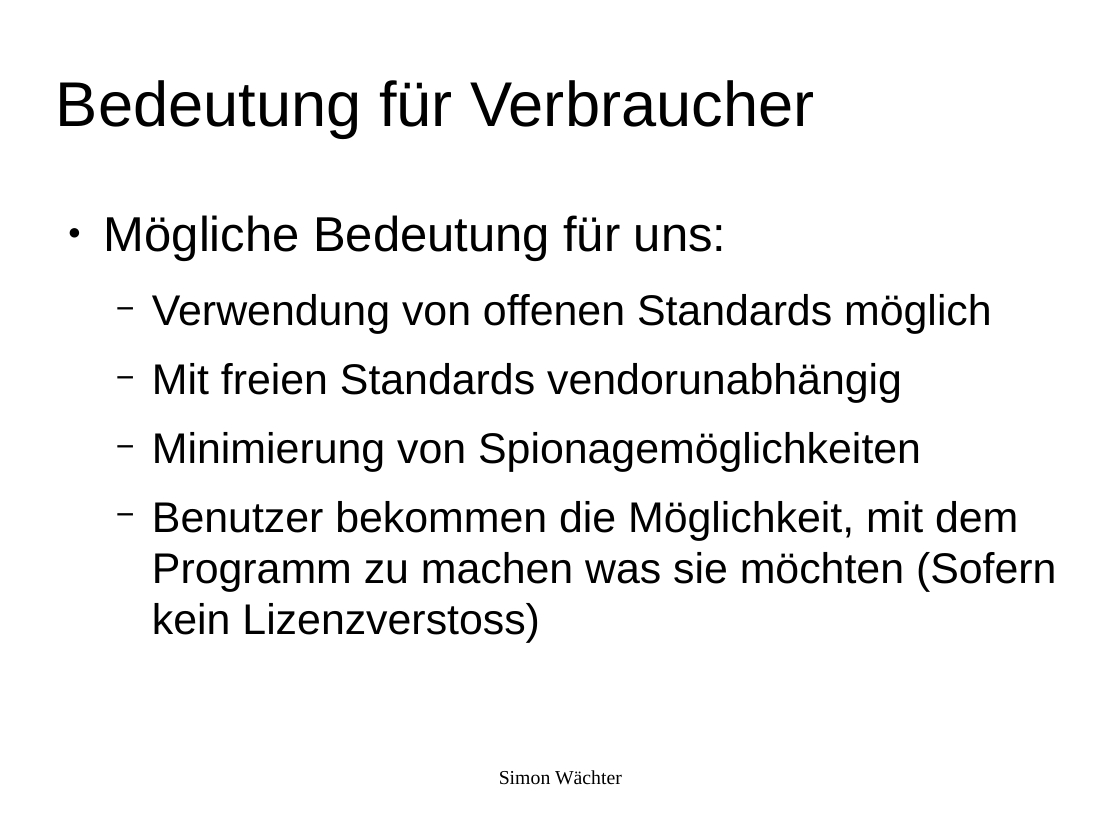
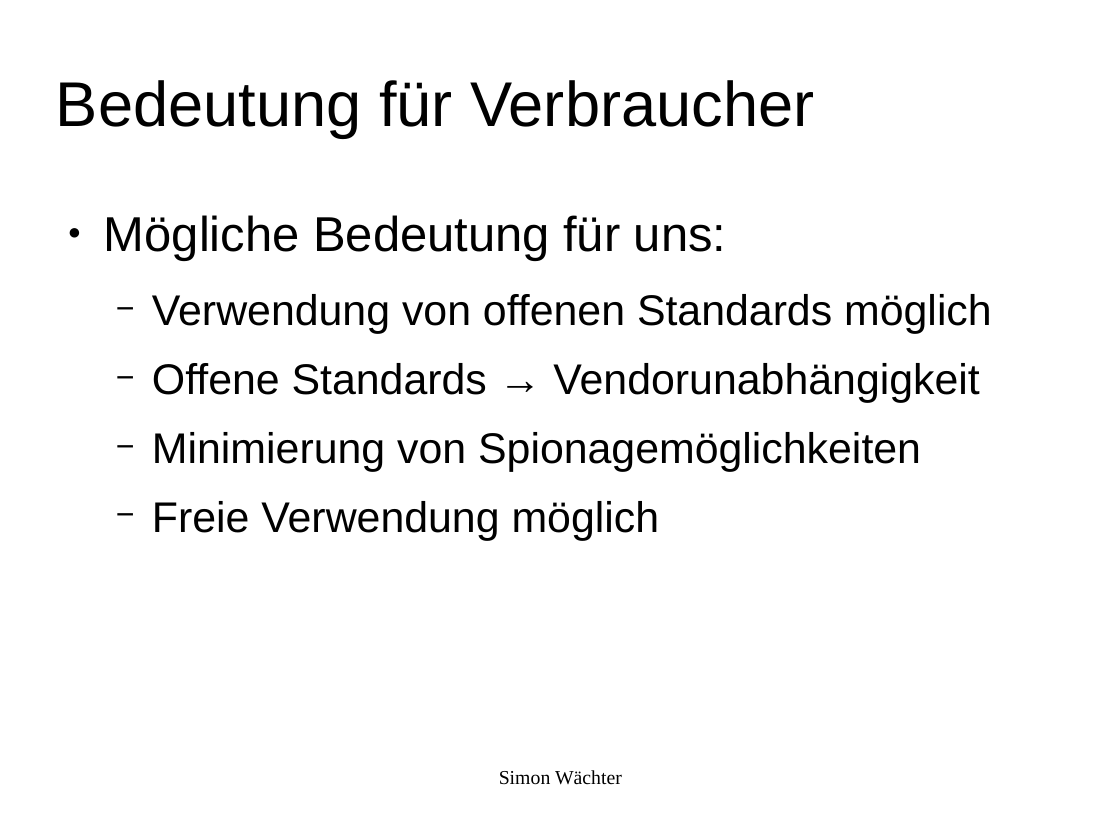
Before and after one commit to swaechter/presentations, a slide deck: slide 14 of 2014_05_10_Ubucon_2014/Freie_Software_Was_ist_das.odp. Drawn at 1120x840 pixels with LibreOffice and Linux fonts; fonts in the diff are those of the drawing; background and template pictures are left out. Boxes give left, top, right and bottom in pixels: in the first picture for what was removed or moved away, otherwise in the second. Text is boxed around its words. In the diff, an @@ line names an element or a change of style, - is before the commit and + after.

```diff
--- a/2014_05_10_Ubucon_2014/Freie_Software_Was_ist_das.odp
+++ b/2014_05_10_Ubucon_2014/Freie_Software_Was_ist_das.odp
@@ text at bbox=[152, 363, 979, 403]: text changed @@
-  − Mit freien Standards vendorunabhängig
+  − Offene Standards → Vendorunabhängigkeit
@@ text at bbox=[152, 501, 660, 540]: text changed @@
-  − Benutzer bekommen die Möglichkeit, mit dem Programm zu machen was sie möchten (Sofern kein Lizenzverstoss)
+  − Freie Verwendung möglich
```
Also in this commit, not shown: 15 other slides changed, 1 slide added.
